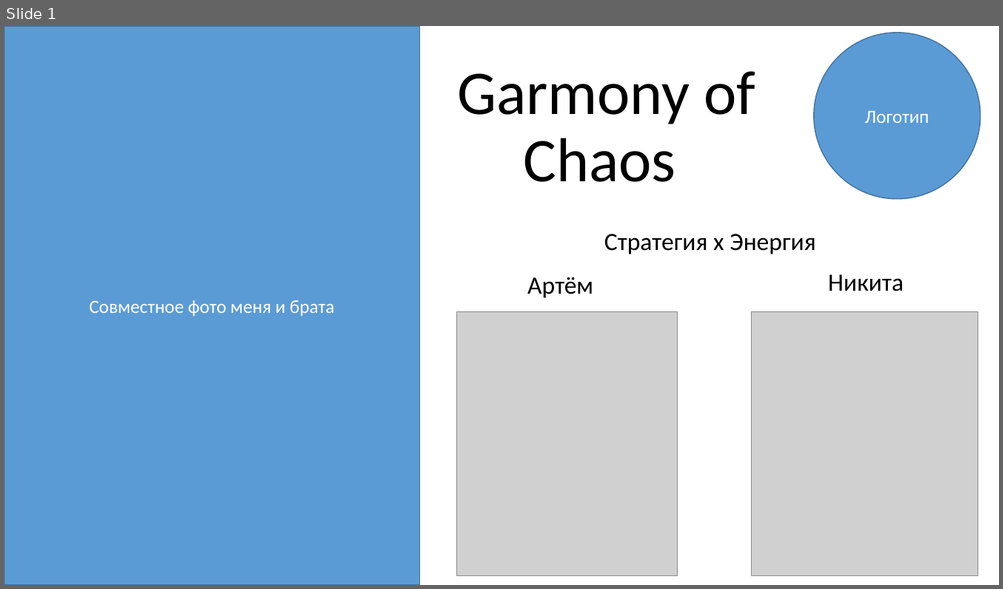
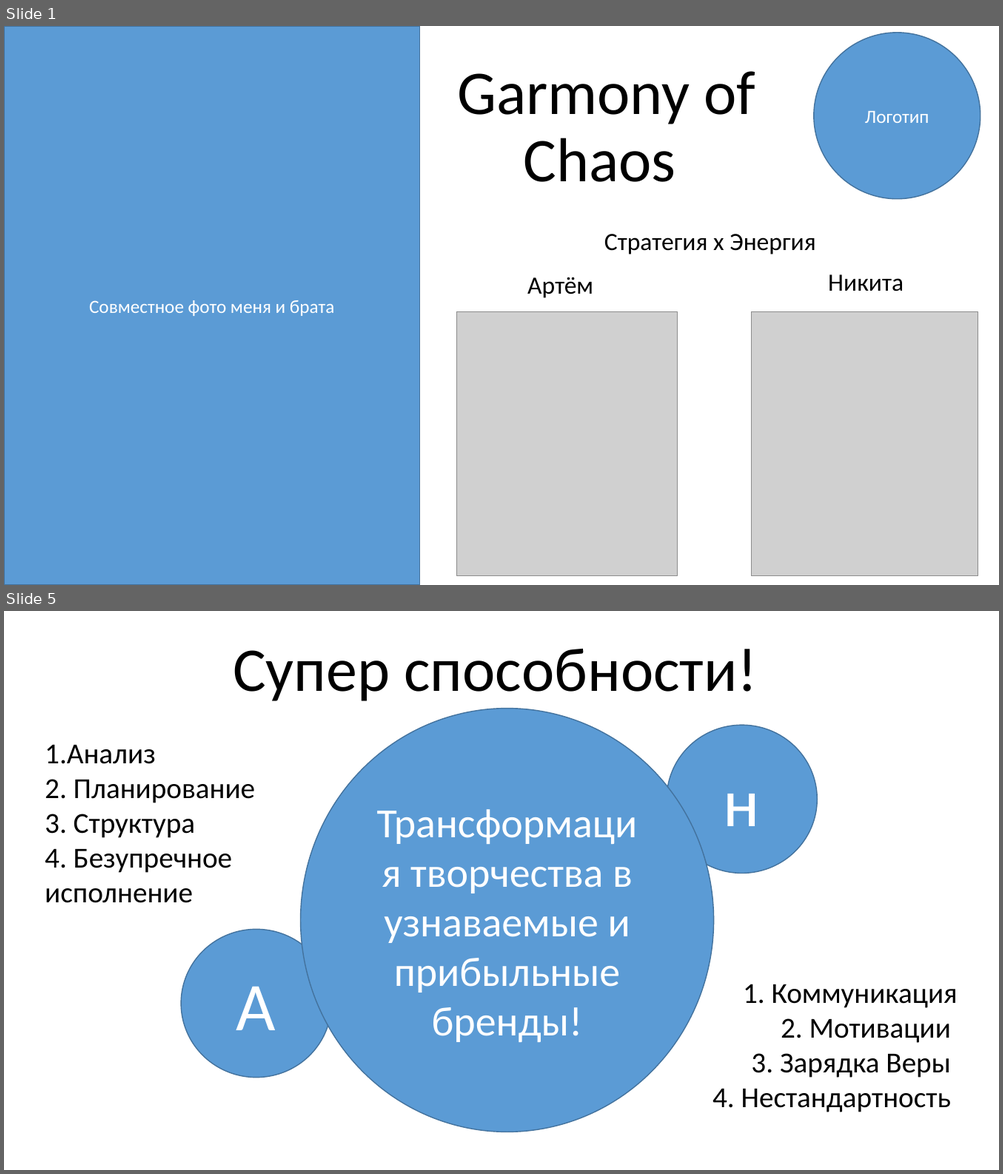
Before and after one commit to FeoFany/Garmony-of-Chaos, a slide deck: Docs/1. Презитанция.pptx. Shown one above the other, each under a label of ours: slide 1 before the commit, slides 1 and 5 after it; the slides between them are not shown. The pictures are 1003x589 and 1003x1174 pixels, drawn with LibreOffice and Linux fonts; fonts in the diff are those of the drawing; grey boxes stand for pictures. Boxes give left, top, right and bottom in pixels: in the first picture for what was removed or moved away, otherwise in the second. Text is boxed around its words. In the diff, an @@ line names an element or a change of style, - is before the commit and + after.

```diff
--- a/Docs/1. Презитанция.pptx
+++ b/Docs/1. Презитанция.pptx
@@ slide 5 added at <box>4,611,999,1170</box>, background #FFFFFF @@
@@ title added at <box>233,649,757,701</box>, 60 pt, text #000000 @@
+Супер способности!
@@ ellipse added at <box>300,709,714,1133</box>, fill #5B9BD5, outline #43739E 1 pt, 40 pt, text #FFFFFF @@
+Трансформация творчества в узнаваемые и прибыльные бренды!
@@ ellipse added at <box>666,725,817,874</box>, fill #5B9BD5, outline #43739E 1 pt, 66 pt, text #FFFFFF @@
+н
@@ text added at <box>45,744,255,903</box>, 28 pt, text #000000 @@
+1.Анализ
+2. Планирование
+3. Структура
+4. Безупречное исполнение
@@ ellipse added at <box>181,930,332,1078</box>, fill #5B9BD5, outline #43739E 1 pt, 66 pt, text #FFFFFF @@
+А
@@ text added at <box>712,984,957,1113</box>, 28 pt, text #000000 @@
+1. Коммуникация
+2. Мотивации
+3. Зарядка Веры
+4. Нестандартность
```
Also in this commit, not shown: 2 slides changed, 1 other slide added, 2 slides removed.
